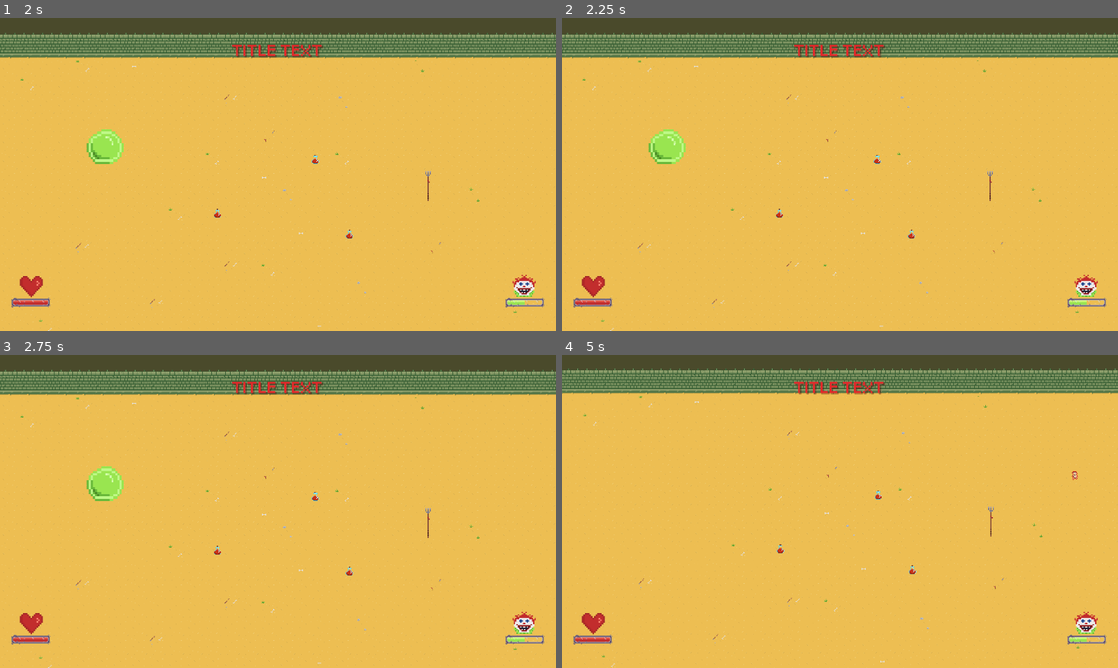
Above: before the commit, frames 1-4 (two rows, left to right).
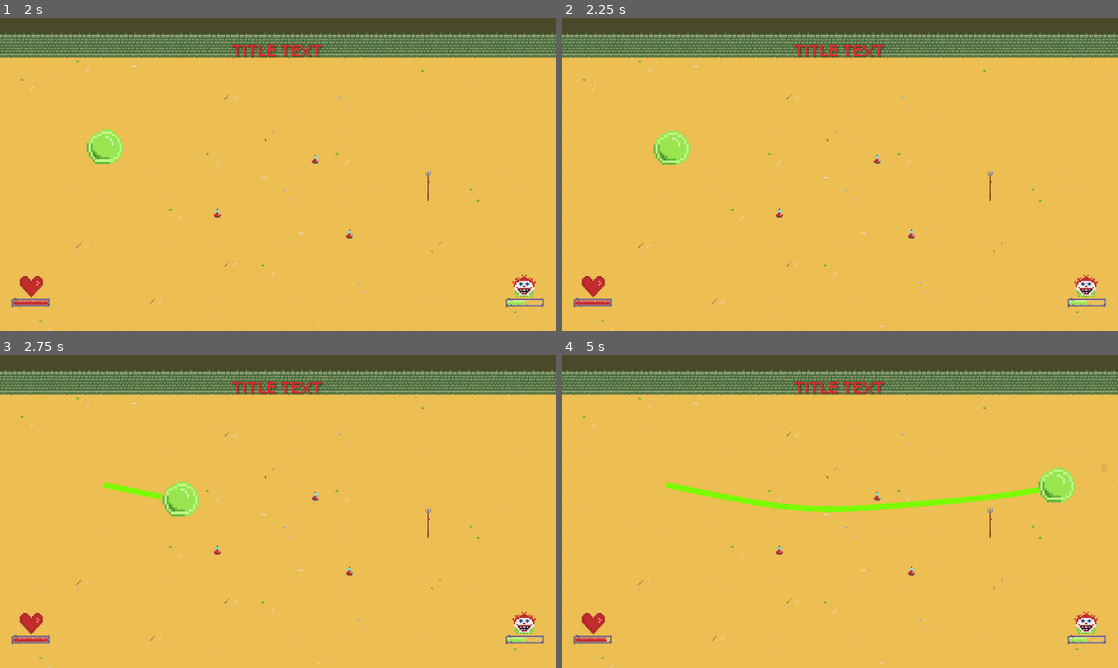
Above: after the commit, the same moments.

Repository: dev-cyprium/global-game-jam-game
Game: Godot game, scene res://world.tscn
Two runs of this game, one before a commit and one after it. Both use one fixed random seed, a clock stepped at 60 frames per second and the inputs below.
Inputs:
- Up to frame 1 (2 s): hold D (right) 0.53-1.28 s; tap X (spear) at 0.6 s; tap Enter at 1.25 s; hold S (down) from 1.28 s (still down); tap Z (zoom) at 1.35 s
- Up to frame 2 (2.25 s): tap Space at 2 s; release S (down) at 2.03 s; hold D (right) from 2.03 s (still down); tap X (spear) at 2.1 s
- Up to frame 3 (2.75 s): keep holding D (right)
- Up to frame 4 (5 s): release D (right) at 2.78 s; hold W (up) 2.78-3.53 s; tap Z (zoom) at 2.85, 4.35 s; hold A (left) from 3.53 s (still down); tap X (spear) at 3.6 s

Frame 1 is identical in both runs. In frame 2, 0.4% of the frame differs, in the area x 15-24%, y 35-47%; in frame 3, 1.3%; in frame 4, 9.0%, in the area x 0-100%, y 4-100%.

Commit message:
add knockback mechanic

Diff:
--- a/character_body_2d.gd
+++ b/character_body_2d.gd
@@ -7,6 +7,7 @@
 var time_passed = 0
 var spear_ammo = 0
 var hp:float
+var knockback = null
 
 @export var max_hp:float = 100.0
 
@@ -86,6 +87,10 @@
 
 	velocity = Vector2(direction_x, direction_y).normalized() * SPEED
 
+	if knockback:
+		velocity = knockback * 3000
+		knockback = null
+
 	move_and_slide()
 
 func attack() ->void:
@@ -98,10 +103,15 @@
 	set_physics_process(false)
 	print("dead")
 
-func take_dmg(dmg: float) -> void:
+func take_dmg(dmg: float, source: CharacterBody2D) -> void:
 	hp -= dmg
 	is_blinking = true
 	on_player_hp_changed.emit(hp)
+
+	var dir = (global_position - source.global_position).normalized()
+	knockback = dir
+	source.stop_moving()
+
 	print("Current hp: ", hp)
 
 func heal(amount: float) ->void:
--- a/enemy.gd
+++ b/enemy.gd
@@ -78,7 +78,7 @@
 
 func _on_timer_timeout():
 	current_attack = attack_opts.pick_random()
-	#current_attack = attack_opts[1]
+	current_attack = attack_opts[1]
 	do_attack(current_attack)
 
 func do_attack(atk_type):
@@ -101,12 +101,10 @@
 			trails.append(trail)
 			current_target = player
 
-
 func _on_chase_timeout():
 	attack.start()
 	current_target = null
 	state = State.IDLE
-
 
 func death() -> void:
 	pass
@@ -115,6 +113,10 @@
 	hp -= taken_dmg
 	print("Current hp: ", hp)
 
+func stop_moving() -> void:
+	current_target = null
+	state = State.IDLE
+
 func _on_hurtbox_area_entered(area):
 	print(area.name)
 
@@ -122,7 +124,7 @@
 		take_dmg(area.dmg)
 	if area.is_in_group("player"):
 		print("dmg")
-		area.get_parent().take_dmg(dmg)
+		area.get_parent().take_dmg(dmg, self)
 
 func _on_slime_spawn_timeout():
 	if state == State.CHASE:
Not shown: 1 places in tile_map.tres that only renumber resources
Not shown: 1 places in world.tscn that only renumber resources
